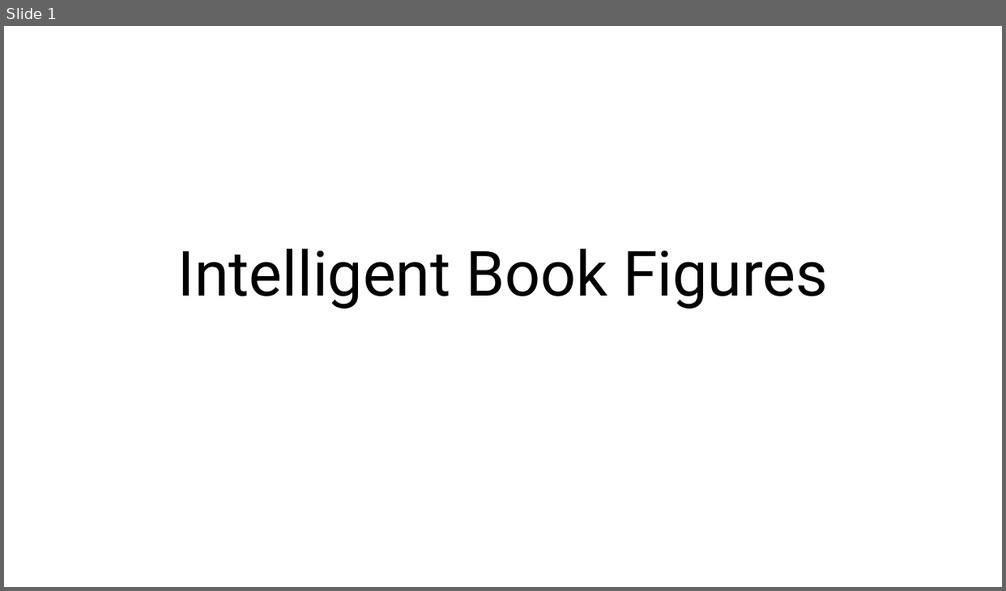
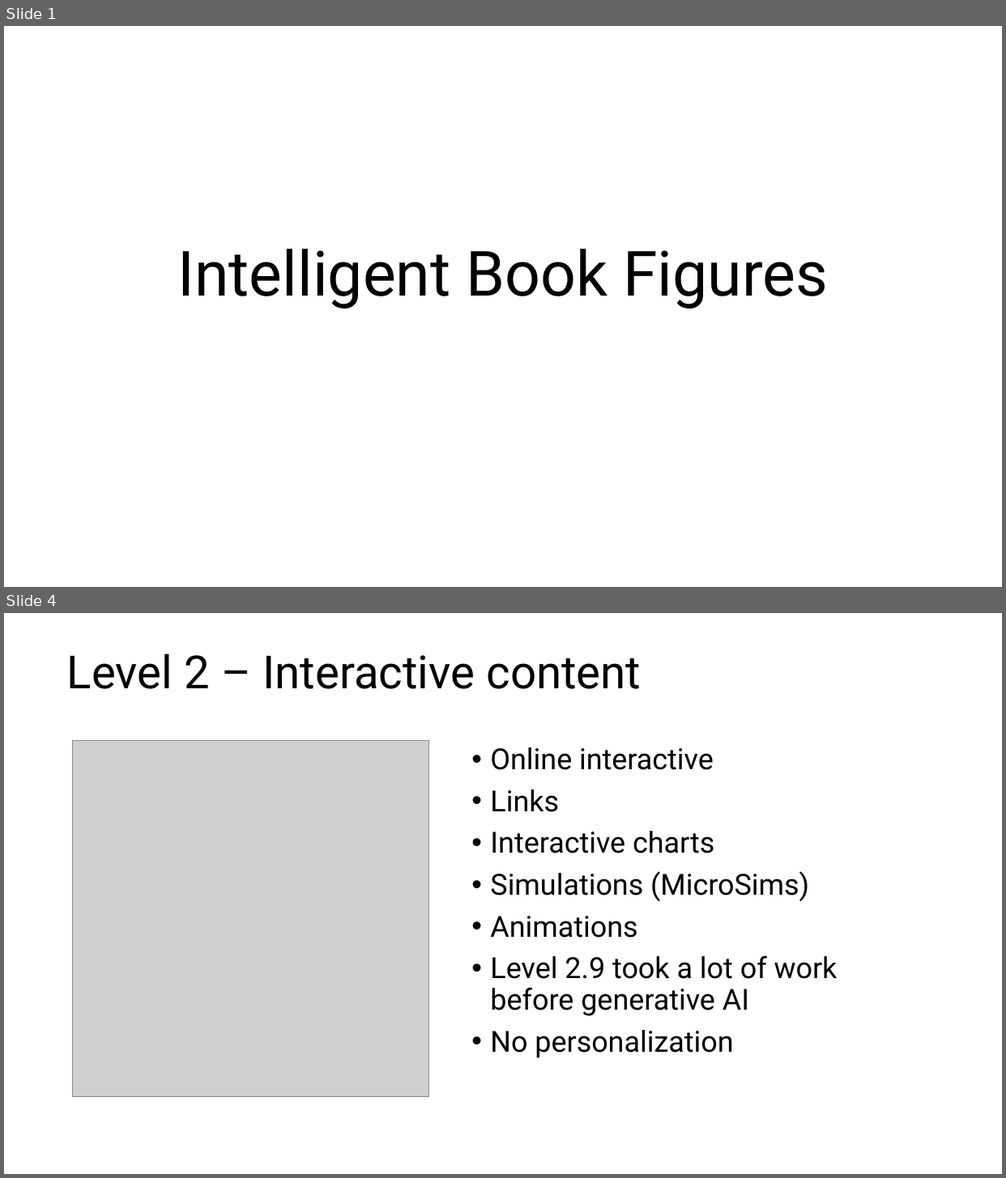
Before and after one commit to dmccreary/intelligent-textbooks, a slide deck: slides/Book-Figures.pptx. Shown one above the other, each under a label of ours: slide 1 before the commit, slides 1 and 4 after it; the slides between them are not shown. The pictures are 1006x591 and 1006x1178 pixels, drawn with LibreOffice and Linux fonts; fonts in the diff are those of the drawing; grey boxes stand for pictures. Boxes give left, top, right and bottom in pixels: in the first picture for what was removed or moved away, otherwise in the second. Text is boxed around its words. In the diff, an @@ line names an element or a change of style, - is before the commit and + after.

Commit message:
updating content

```diff
--- a/slides/Book-Figures.pptx
+++ b/slides/Book-Figures.pptx
@@ slide 4 added at box(4, 613, 1002, 1174), background #FFFFFF @@
@@ title added at box(67, 653, 641, 689), 44 pt, text #000000 @@
+Level 2 – Interactive content
@@ picture added at box(73, 741, 429, 1097) @@
@@ text added at box(490, 747, 837, 1059), 28 pt, text #000000 @@
+• Online interactive
+• Links
+• Interactive charts
+• Simulations (MicroSims)
+• Animations
+• Level 2.9 took a lot of work before generative AI
+• No personalization
```
Also in this commit, not shown: 6 other slides added.
